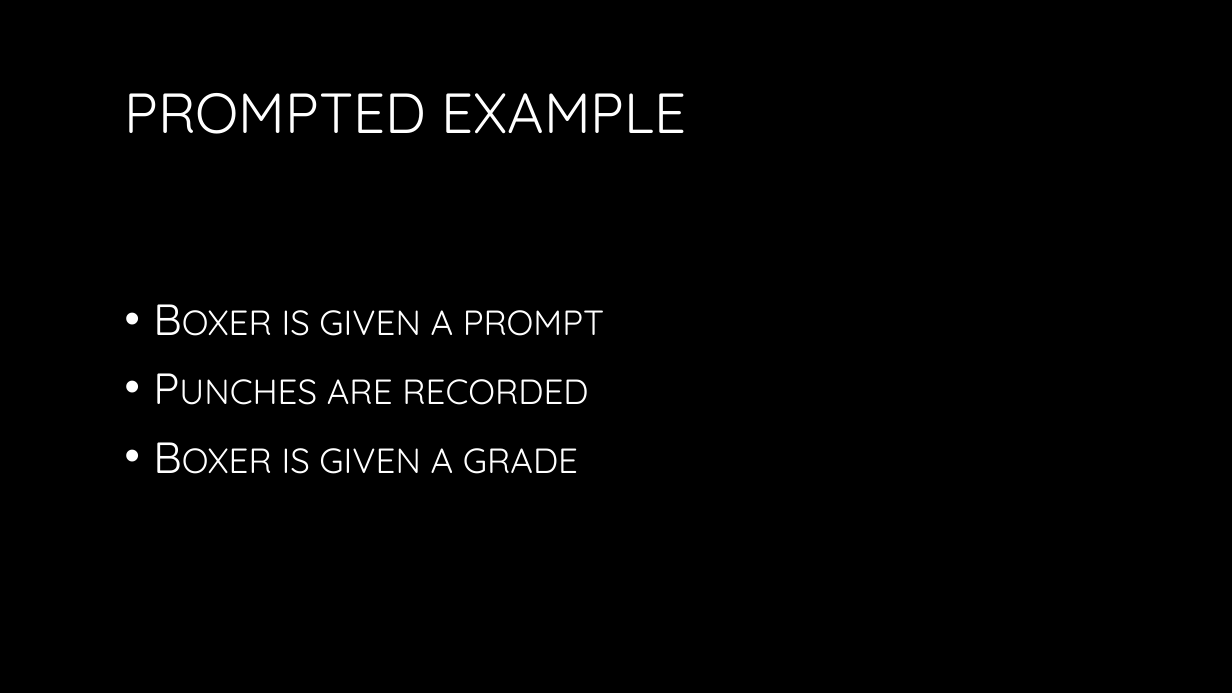
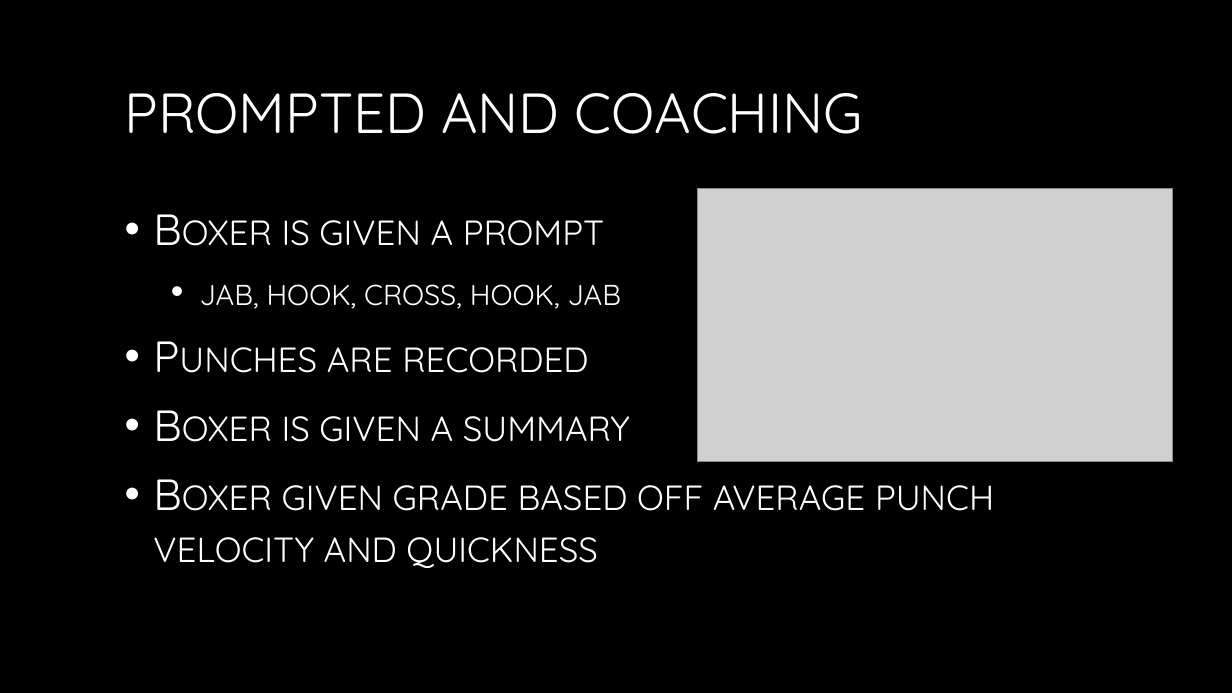
Before and after one commit to andrewdpham3/BoxingWearable, a slide deck: slide 7 of Boxing Wearable.pptx. Drawn at 1232x693 pixels with LibreOffice and Linux fonts; fonts in the diff are those of the drawing; grey boxes stand for pictures; background and template pictures are left out. Boxes give left, top, right and bottom in pixels: in the first picture for what was removed or moved away, otherwise in the second. Text is boxed around its words. In the diff, an @@ line names an element or a change of style, - is before the commit and + after.

```diff
--- a/Boxing Wearable.pptx
+++ b/Boxing Wearable.pptx
@@ title at bbox=[125, 93, 863, 134]: text changed @@
-PROMPTED EXAMPLE
+PROMPTED AND COACHING
@@ picture added at bbox=[698, 189, 1173, 462] @@
@@ text at bbox=[200, 284, 621, 309]: paragraph added @@
+  • jab, hook, cross, hook, jab
@@ text at bbox=[153, 416, 994, 568]: text changed @@
-• Boxer is given a grade
+• Boxer is given a summary
+• Boxer given grade based off average punch velocity and quickness
```
Also in this commit, not shown: 6 other slides changed, 2 slides added, 1 slide removed, 1 other file.
